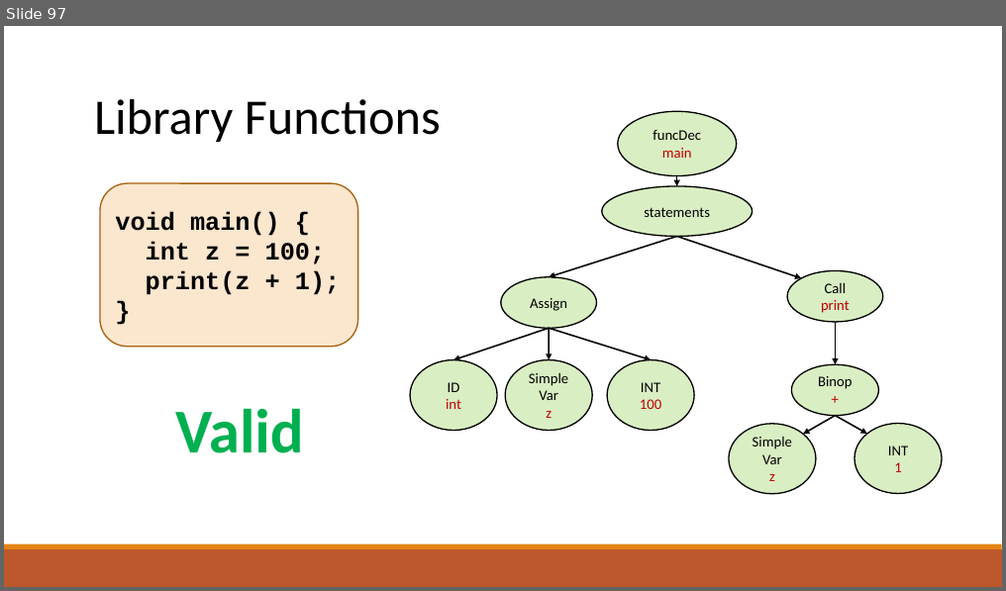
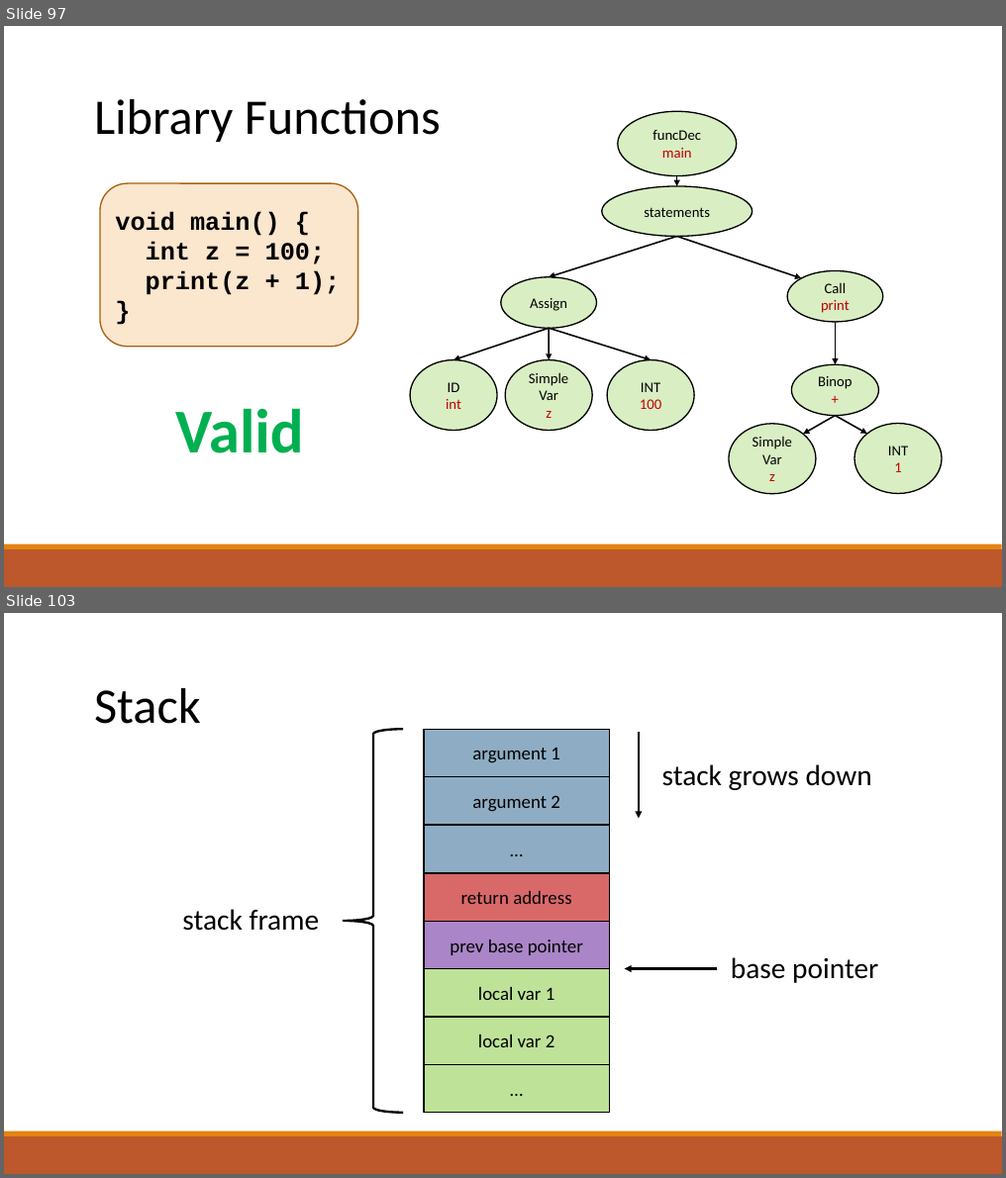
Before and after one commit to raghadzeidan/COMPILATION_TAU_FOR_STUDENTS, a slide deck: new_slides/semantic.pptx. Shown one above the other, each under a label of ours: slide 97 before the commit, slides 97 and 103 after it; the slides between them are not shown. The pictures are 1006x591 and 1006x1178 pixels, drawn with LibreOffice and Linux fonts; fonts in the diff are those of the drawing. Boxes give left, top, right and bottom in pixels: in the first picture for what was removed or moved away, otherwise in the second. Text is boxed around its words. In the diff, an @@ line names an element or a change of style, - is before the commit and + after.

```diff
--- a/new_slides/semantic.pptx
+++ b/new_slides/semantic.pptx
@@ slide 103 added at bbox=[4, 613, 1002, 1174], background #FFFFFF; not listed: 2 template elements that a slide beside it also shows @@
@@ text added at bbox=[94, 688, 201, 724], 48 pt, text #000000 @@
+Stack
@@ left brace added at bbox=[344, 729, 403, 1113], outline #000000 2.25 pt @@
@@ arrow added from (639, 731) to (639, 818), #000000 2.25 pt @@
@@ text added at bbox=[662, 764, 872, 790], 28 pt, text #000000 @@
+stack grows down
@@ text added at bbox=[182, 909, 320, 931], 28 pt, text #000000 @@
+stack frame
@@ text added at bbox=[731, 958, 878, 983], 28 pt, text #000000 @@
+base pointer
@@ arrow added from (717, 969) to (625, 969), #000000 2.25 pt @@
@@ group added at bbox=[424, 729, 610, 1113]: 8 rectangles @@
+return address
+prev base pointer
+local var 1
+local var 2
+…
+argument 1
+argument 2
+…
```
Also in this commit, not shown: 28 other slides added, 1 other file.
